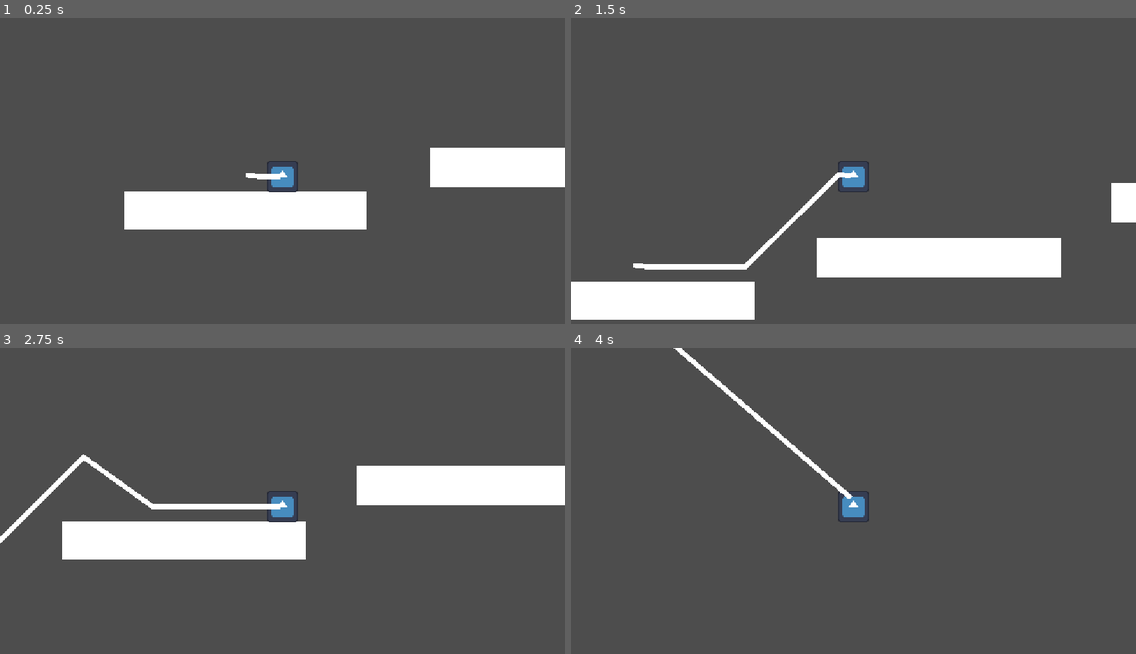
Above: before the commit, frames 1-4 (two rows, left to right).
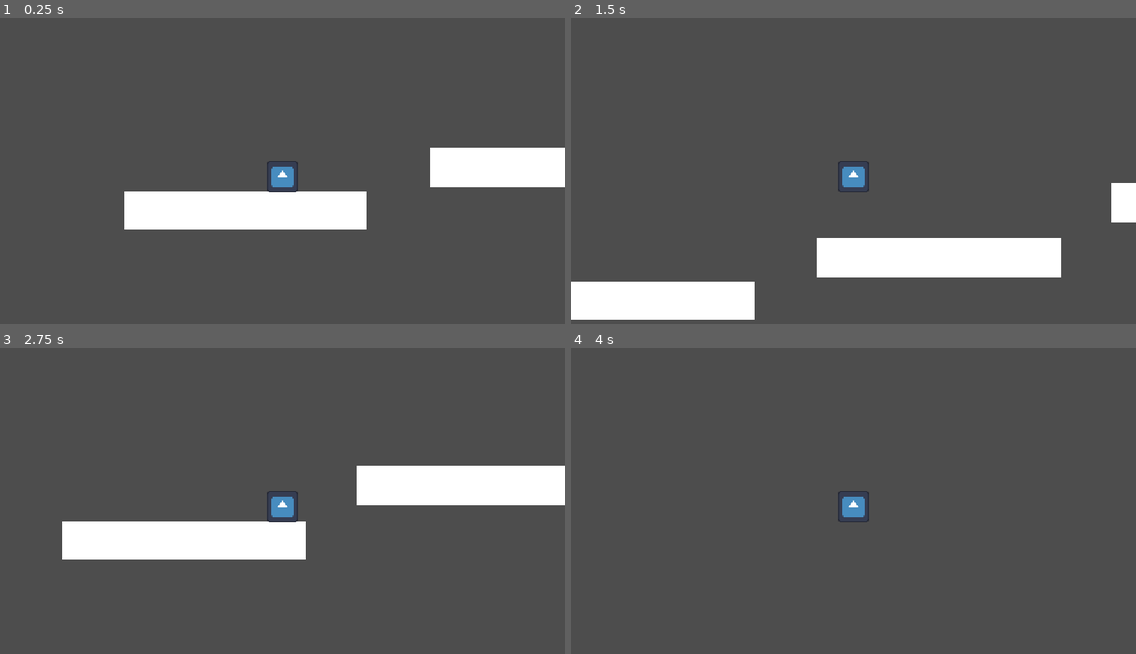
Above: after the commit, the same moments.

Repository: thirtyseventh-xyz/haven
Game: Godot game, scene res://levels/level_1.tscn
Two runs of this game, one before a commit and one after it. Both use one fixed random seed, a clock stepped at 60 frames per second and the inputs below. The project has no main scene, so this scene is started directly. The engine's default icon, where the game draws it, is replaced by a stand-in: a white triangle on a blue panel in a dark square.
Inputs:
- Up to frame 1 (0.25 s): no input
- Up to frame 2 (1.5 s): tap Enter at 0.5 s; tap Space at 0.77 s
- Up to frame 3 (2.75 s): tap Space at 1.52 s
- Up to frame 4 (4 s): tap Space at 3.02, 3.77 s

The runs differ from the first frame. In frame 1, 0.1% of the frame differs, in the area x 43-50%, y 50-53%; in frame 2, 0.8%; in frame 3, 1.0%, in the area x 0-50%, y 34-64%; in frame 4, 0.6%.

Commit message:
line is different now

Diff:
--- a/levels/level_1.tscn
+++ b/levels/level_1.tscn
@@ -2,11 +2,14 @@
 
 [ext_resource type="PackedScene" uid="uid://8uqsydavrtke" path="res://objects/player/player.tscn" id="1_vn7o3"]
 [ext_resource type="Script" uid="uid://tghifcnl73av" path="res://levels/line_2d.gd" id="2_jirdo"]
+[ext_resource type="Script" uid="uid://cr5jca3dqh4fc" path="res://levels/stock_line.gd" id="3_bt44k"]
 
 [sub_resource type="RectangleShape2D" id="RectangleShape2D_a5fwx"]
 size = Vector2(490, 74)
 
 [sub_resource type="QuadMesh" id="QuadMesh_57e5w"]
+
+[sub_resource type="Gradient" id="Gradient_jirdo"]
 
 [node name="Node2D" type="Node2D" unique_id=1660641705]
 
@@ -46,9 +49,15 @@
 [node name="Player" parent="." unique_id=1278515245 instance=ExtResource("1_vn7o3")]
 
 [node name="Line2D" type="Line2D" parent="." unique_id=1403083273]
+visible = false
+gradient = SubResource("Gradient_jirdo")
 script = ExtResource("2_jirdo")
 
+[node name="StockLine" type="Node2D" parent="." unique_id=441086240]
+script = ExtResource("3_bt44k")
+
 [connection signal="new_line_point" from="Player" to="Line2D" method="new_point"]
+[connection signal="new_line_point" from="Player" to="StockLine" method="new_point"]
 [connection signal="track_last_point" from="Player" to="Line2D" method="track_last_point"]
 
 [editable path="Player"]
--- a/objects/player/player.gd
+++ b/objects/player/player.gd
@@ -24,7 +24,7 @@
 	if not is_on_floor():
 		was_in_air = true
 		velocity += get_gravity() * delta
-		if sign(velocity.y) != last_vel_state:# and sign(velocity.y) != 0 and last_vel_state == 1 :
+		if sign(velocity.y) != last_vel_state and sign(velocity.y) == 1: # and sign(velocity.y) != 0 and last_vel_state == 1 :
 			new_line_point.emit(position)
 
 		last_vel_state = sign(velocity.y)
